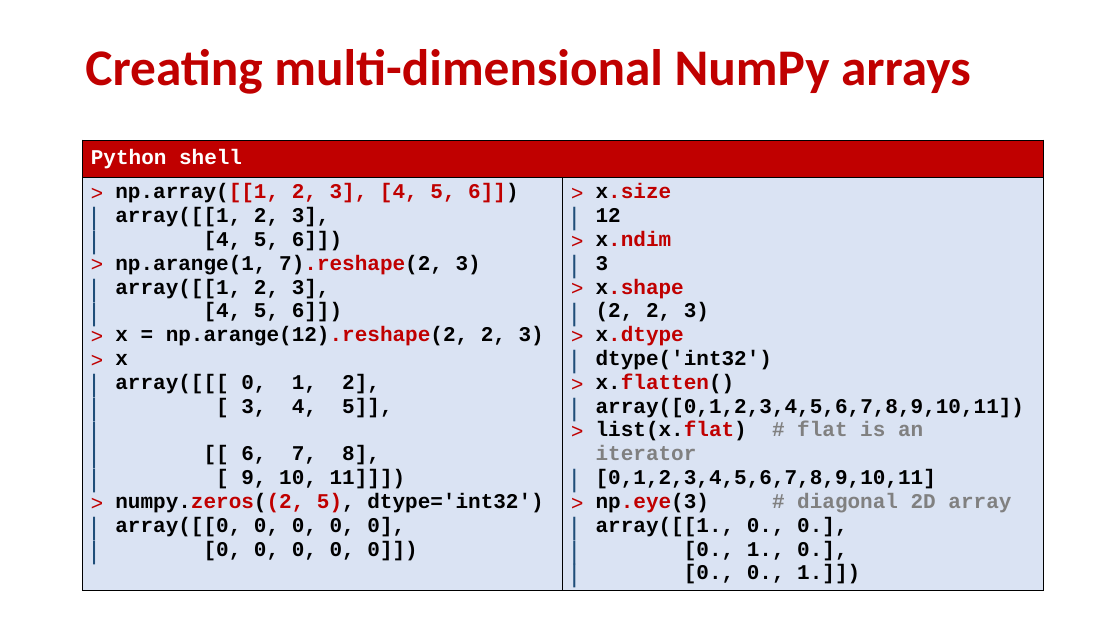
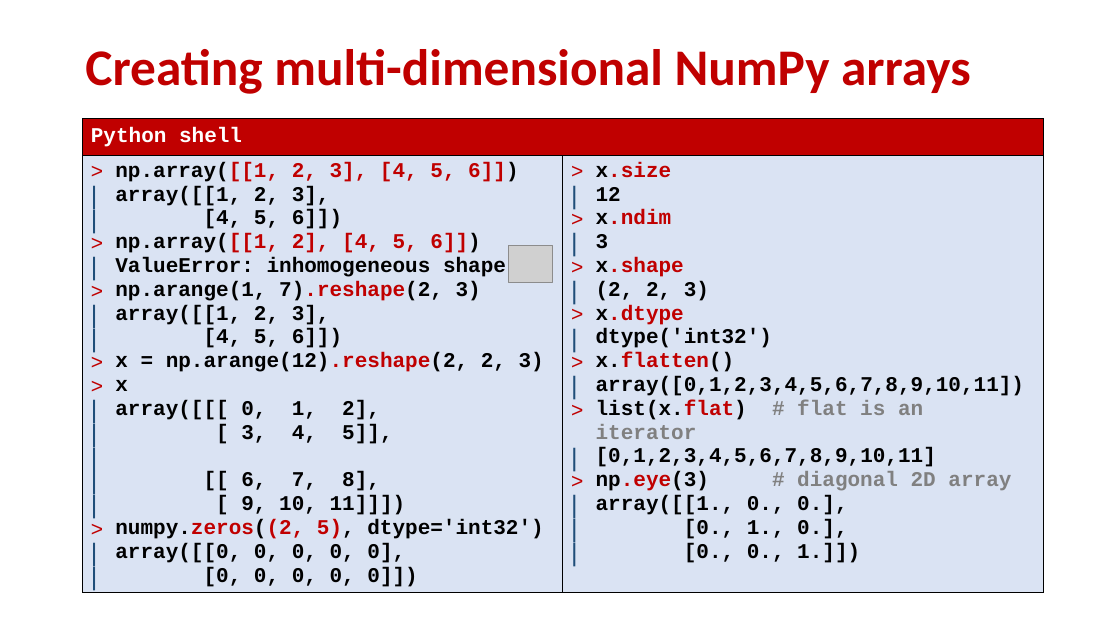
Before and after one commit to gsbrodal/gsbrodal.github.io, a slide deck: slide 10 of ipsa/slides/numpy.pptx. Drawn at 1120x630 pixels with LibreOffice and Linux fonts; fonts in the diff are those of the drawing; grey boxes stand for pictures. Boxes give left, top, right and bottom in pixels: in the first picture for what was removed or moved away, otherwise in the second. Text is boxed around its words. In the diff, an @@ line names an element or a change of style, - is before the commit and + after.

Commit message:
numpy slides updated

```diff
--- a/ipsa/slides/numpy.pptx
+++ b/ipsa/slides/numpy.pptx
@@ table at bbox=[82, 118, 1044, 618] @@
-row 2, column 1: np.array([[1, 2, 3], [4, 5, 6]]) / array([[1, 2, 3], / [4, 5, 6]]) / np.arange(1, 7).reshape(2, 3) / array([[1, 2, 3], / [4, 5, 6]]) / x = np.arange(12).reshape(2, 2, 3) / x / array([[[ 0, 1, 2], / [ 3, 4, 5]], / [[ 6, 7, 8], / [ 9, 10, 11]]]) / numpy.zeros((2, 5), dtype='int32') / array([[0, 0, 0, 0, 0], / [0, 0, 0, 0, 0]])
+row 2, column 1: np.array([[1, 2, 3], [4, 5, 6]]) / array([[1, 2, 3], / [4, 5, 6]]) / np.array([[1, 2], [4, 5, 6]]) / ValueError: inhomogeneous shape / np.arange(1, 7).reshape(2, 3) / array([[1, 2, 3], / [4, 5, 6]]) / x = np.arange(12).reshape(2, 2, 3) / x / array([[[ 0, 1, 2], / [ 3, 4, 5]], / [[ 6, 7, 8], / [ 9, 10, 11]]]) / numpy.zeros((2, 5), dtype='int32') / array([[0, 0, 0, 0, 0], / [0, 0, 0, 0, 0]])
@@ table: place and size @@
-table at bbox=[82, 140, 1044, 589]
+table at bbox=[82, 118, 1044, 618]
@@ picture added at bbox=[508, 245, 553, 282] @@
```
Also in this commit, not shown: 3 other slides changed, 6 other files.
